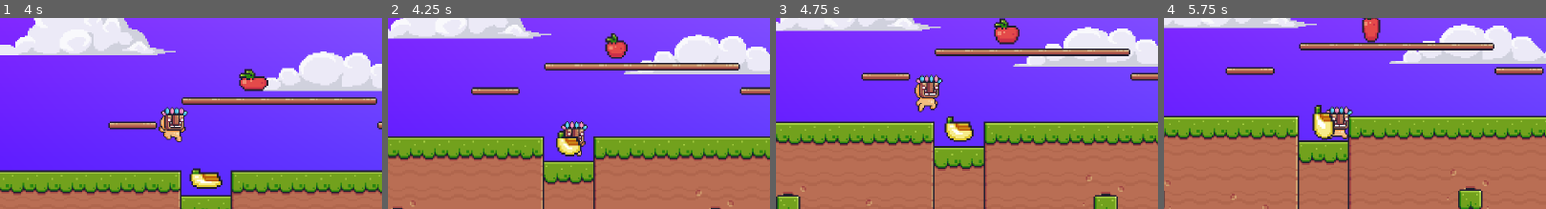
Above: before the commit, frames 1-4 (left to right).
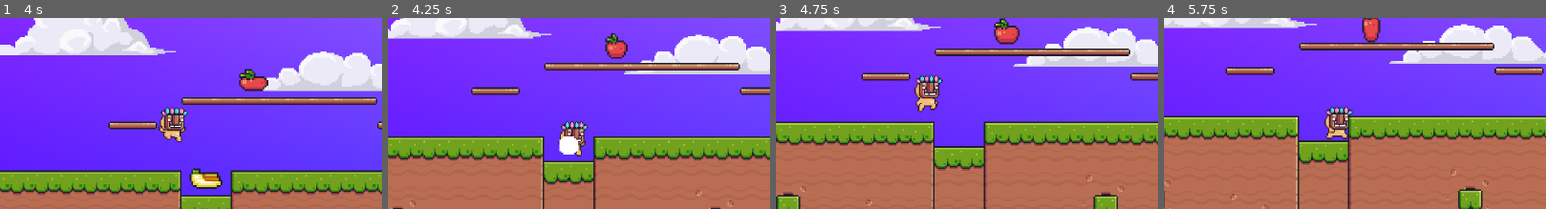
Above: after the commit, the same moments.

Repository: felixmariotto/2d-platformer
Game: Godot game, scene res://level.tscn
Same seed, same stepped clock (60 frames per second), same inputs: the game is played once before the commit and once after it.
Inputs:
- Up to frame 1 (4 s): tap Enter (ui_accept) at 0.5, 0.77, 1.52, 3.02, 3.77 s; hold Right (ui_right) 0.53-2.03 s; hold Left (ui_left) 2.03-2.78 s; hold Right (ui_right) from 2.78 s (still down)
- Up to frame 2 (4.25 s): keep holding Right (ui_right)
- Up to frame 3 (4.75 s): release Right (ui_right) at 4.28 s; hold Left (ui_left) from 4.28 s (still down); tap Enter (ui_accept) at 4.52 s
- Up to frame 4 (5.75 s): release Left (ui_left) at 5.03 s; hold Right (ui_right) from 5.03 s (still down)
The pictures show only the part of the screen within x 28-78%, y 25-75%; the shares and areas given below are measured in that part.

Frame 1 is identical in both runs. In frame 2, 0.6% of the frame differs, in the area x 44-51%, y 59-73%; in frame 3, 0.8%; in frame 4, 0.8%, in the area x 38-45%, y 45-64%.

Commit message:
continue collectibles

Diff:
--- a/collectibles.gd
+++ b/collectibles.gd
@@ -3,6 +3,9 @@
 enum TypeEnum {apple, banana, cherry}
 @export var fruitType: TypeEnum
 
+signal collected( message: String )
+
+var isCollected = false
 
 # Called when the node enters the scene tree for the first time.
 func _ready() -> void:
@@ -13,11 +16,15 @@
 	elif fruitType == 2:
 		$AnimatedSprite2D.play("cherries")
 
-
 # Called every frame. 'delta' is the elapsed time since the previous frame.
 func _process(delta: float) -> void:
 	pass
 
+func _on_body_shape_entered(body_rid: RID, body: Node2D, body_shape_index: int, local_shape_index: int) -> void:
+	if body is CharacterBody2D and isCollected == false :
+		collect()
 
-func _on_body_shape_entered(body_rid: RID, body: Node2D, body_shape_index: int, local_shape_index: int) -> void:
-	print( body )
+func collect() :
+	emit_signal( "collected", "my-message" )
+	$AnimatedSprite2D.play("collected")
+	isCollected = true
--- a/collectibles.tscn
+++ b/collectibles.tscn
@@ -425,15 +425,17 @@
 }, {
 "duration": 1.0,
 "texture": SubResource("AtlasTexture_wdfrg")
+}, {
+"duration": 1.0,
+"texture": null
 }],
-"loop": true,
+"loop": false,
 "name": &"collected",
 "speed": 25.0
 }]
 
 [node name="Collectibles" type="Area2D"]
 script = ExtResource("1_f648c")
-fruitType = null
 
 [node name="CollisionShape2D" type="CollisionShape2D" parent="."]
 shape = SubResource("CircleShape2D_jcl5a")
@@ -441,6 +443,6 @@
 [node name="AnimatedSprite2D" type="AnimatedSprite2D" parent="."]
 scale = Vector2(4.8125, 4.8125)
 sprite_frames = SubResource("SpriteFrames_ime0k")
-animation = &"apple"
+animation = &"collected"
 
 [connection signal="body_shape_entered" from="." to="." method="_on_body_shape_entered"]
--- a/level.tscn
+++ b/level.tscn
@@ -56,7 +56,6 @@
 
 [node name="Collectibles2" parent="." instance=ExtResource("8_736sj")]
 position = Vector2(1149, 477)
-fruitType = null
 
 [node name="Collectibles3" parent="." instance=ExtResource("8_736sj")]
 position = Vector2(2016, 800)
--- a/player.gd
+++ b/player.gd
@@ -37,3 +37,7 @@
 			$AnimatedSprite2D.flip_h = velocity.x < 0
 		else:
 			$AnimatedSprite2D.play("idle")
+
+
+func _on_collectibles_collected(message: String) -> void:
+	print("bla")
